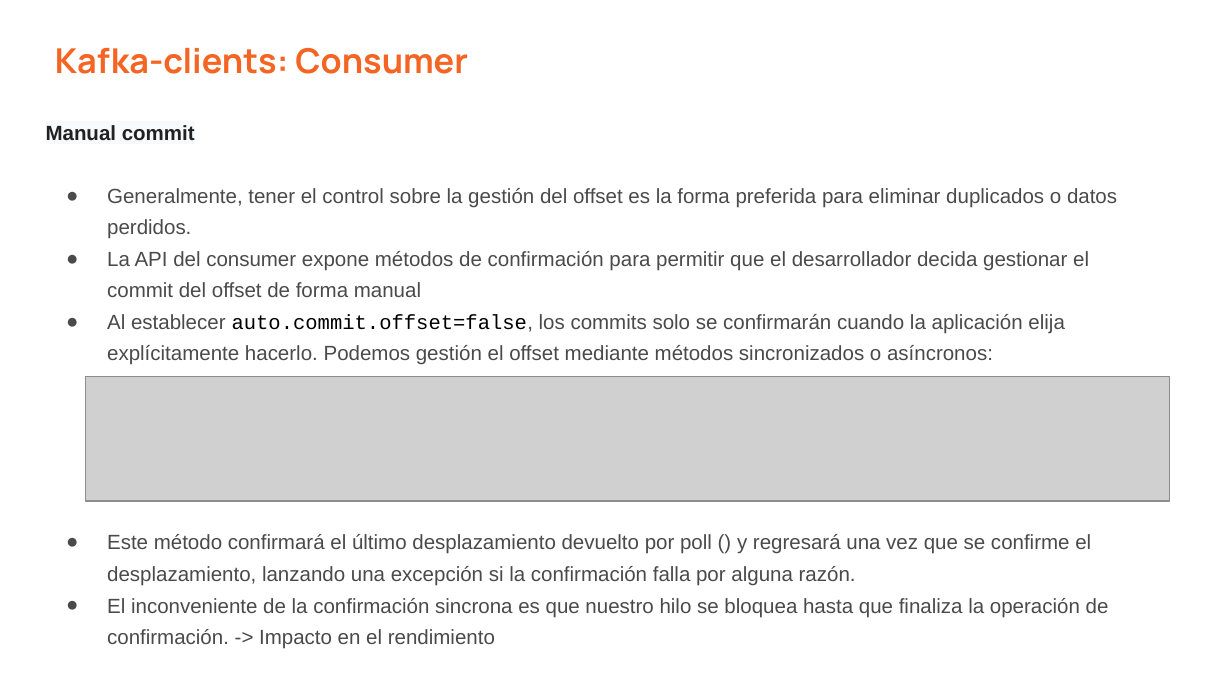
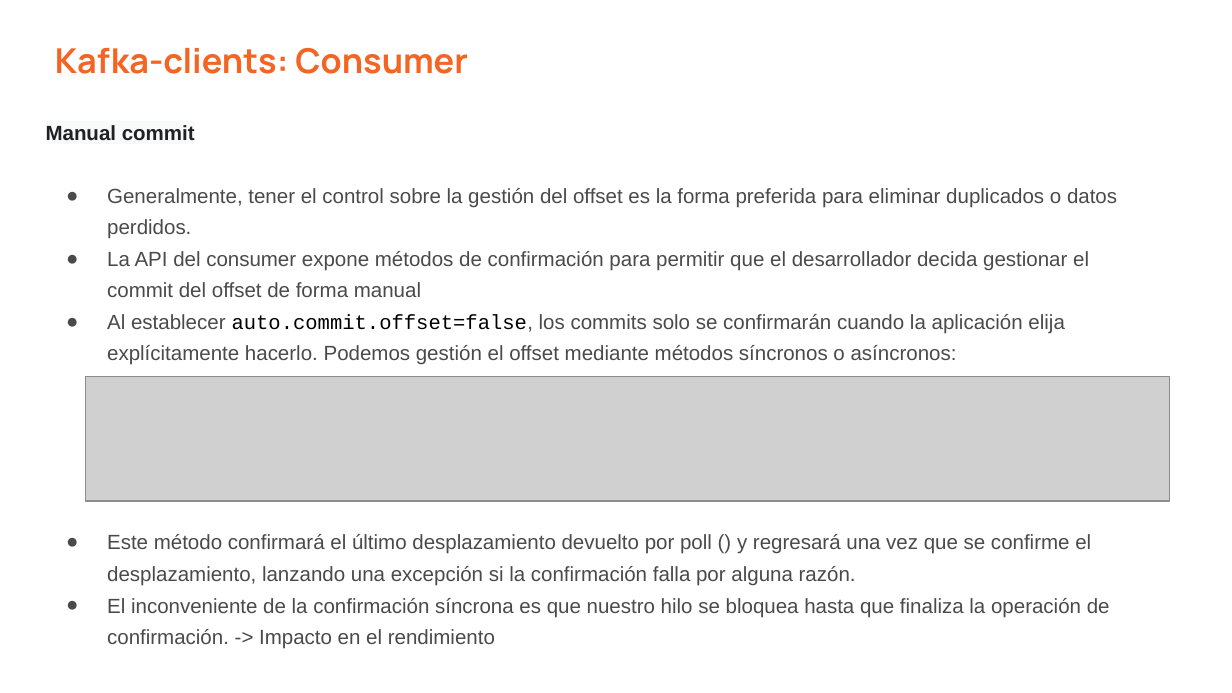
Before and after one commit to vass-engineering/101-kafka, a slide deck: slide 24 of docs/KafkaClients-Producer-Consumer.pptx. Drawn at 1232x693 pixels with LibreOffice and Linux fonts; fonts in the diff are those of the drawing; grey boxes stand for pictures. Boxes give left, top, right and bottom in pixels: in the first picture for what was removed or moved away, otherwise in the second. Text is boxed around its words. In the diff, an @@ line names an element or a change of style, - is before the commit and + after.

```diff
--- a/docs/KafkaClients-Producer-Consumer.pptx
+++ b/docs/KafkaClients-Producer-Consumer.pptx
@@ text at (107, 314, 1064, 365): text changed @@
-● Al establecer auto.commit.offset=false, los commits solo se confirmarán cuando la aplicación elija explícitamente hacerlo. Podemos gestión el offset mediante métodos sincronizados o asíncronos:
+● Al establecer auto.commit.offset=false, los commits solo se confirmarán cuando la aplicación elija explícitamente hacerlo. Podemos gestión el offset mediante métodos síncronos o asíncronos:
@@ text at (107, 598, 1110, 649): text changed @@
-● El inconveniente de la confirmación sincrona es que nuestro hilo se bloquea hasta que finaliza la operación de confirmación. -> Impacto en el rendimiento
+● El inconveniente de la confirmación síncrona es que nuestro hilo se bloquea hasta que finaliza la operación de confirmación. -> Impacto en el rendimiento
```
Also in this commit, not shown: 9 other slides changed.
